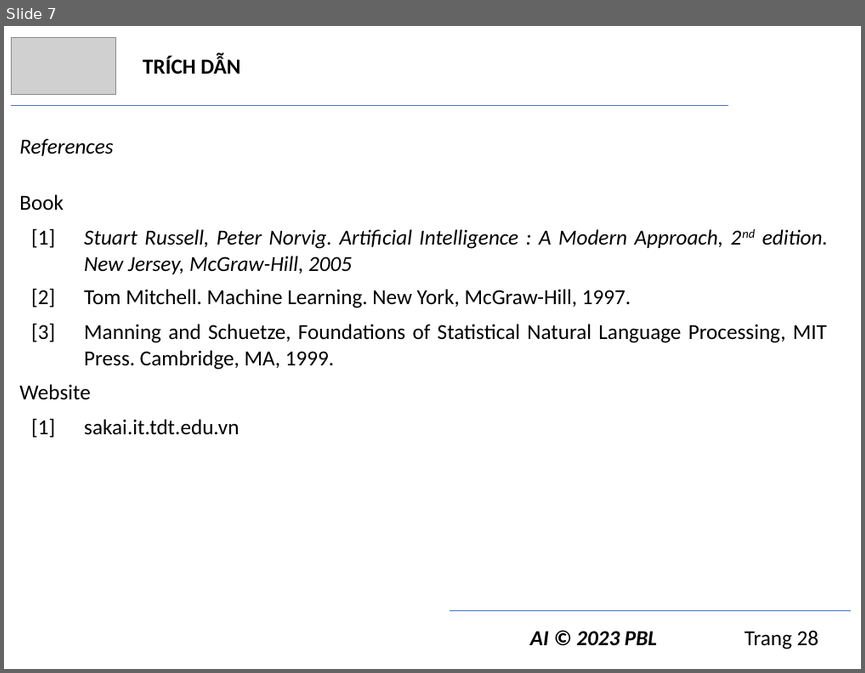
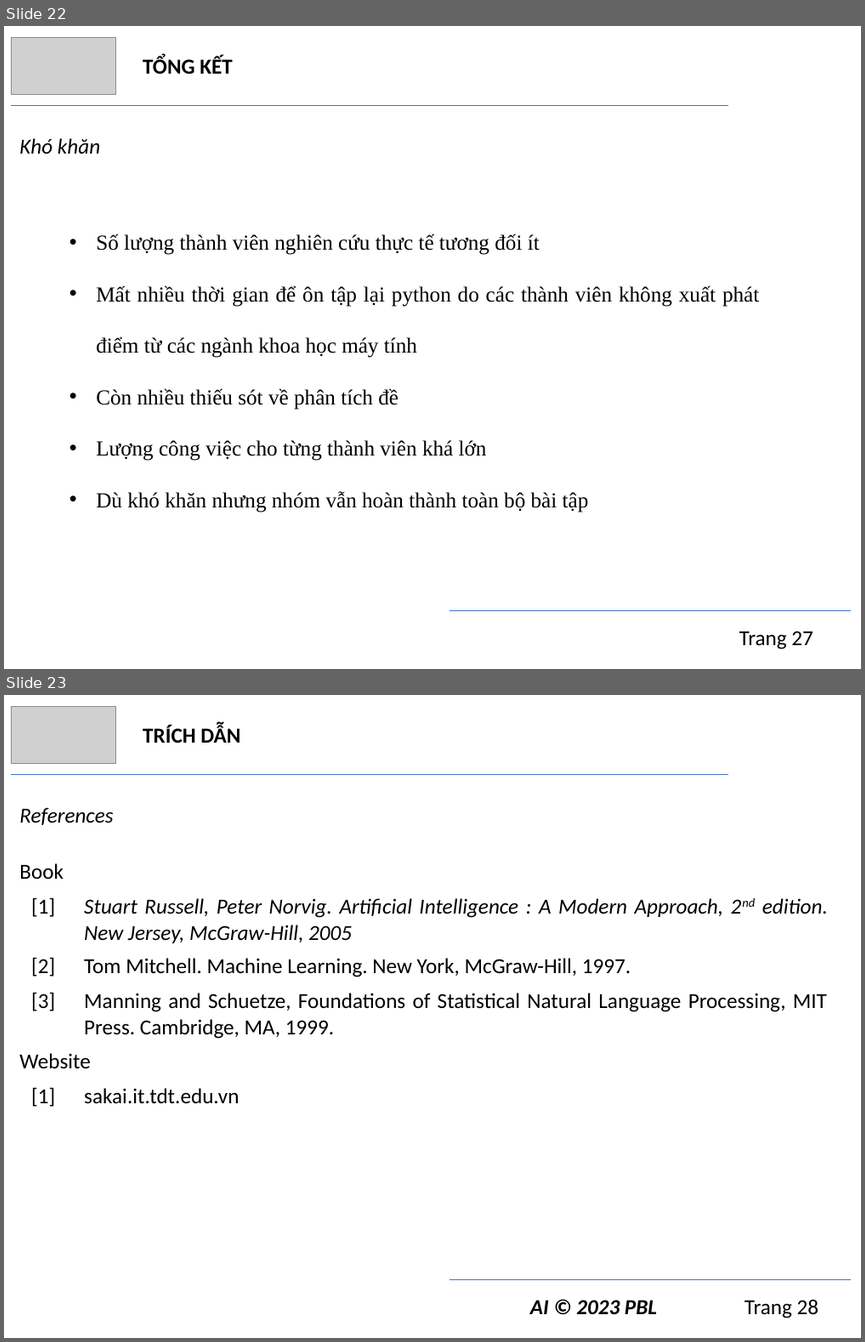
Before and after one commit to trngbro/AI, a slide deck: present/final/presentation.pptx. Shown one above the other, each under a label of ours: slide 7 before the commit, slides 22 and 23 after it. The pictures are 865x673 and 865x1342 pixels, drawn with LibreOffice and Linux fonts; fonts in the diff are those of the drawing; grey boxes stand for pictures. Boxes give left, top, right and bottom in pixels: in the first picture for what was removed or moved away, otherwise in the second. Text is boxed around its words. In the diff, an @@ line names an element or a change of style, - is before the commit and + after.

Commit message:
final present v1
Chưa chỉnh số trang, chưa cập nhật phân chia công việc

```diff
--- a/present/final/presentation.pptx
+++ b/present/final/presentation.pptx
@@ slide 22 added at (4,26,861,669), background #FFFFFF @@
@@ picture added at (11,37,115,95) @@
@@ text added at (143,56,233,74), 18 pt, text #000000, bold @@
+TỔNG KẾT
@@ line added from (11, 106) to (728, 106), #4472C4 0.5 pt @@
@@ text added at (19,138,100,154), 18 pt, text #000000, italic @@
+Khó khăn
@@ text added at (96,233,759,512), 18 pt, text #000000 @@
+• Số lượng thành viên nghiên cứu thực tế tương đối ít
+• Mất nhiều thời gian để ôn tập lại python do các thành viên không xuất phát điểm từ các ngành khoa học máy tính
+• Còn nhiều thiếu sót về phân tích đề
+• Lượng công việc cho từng thành viên khá lớn
+• Dù khó khăn nhưng nhóm vẫn hoàn thành toàn bộ bài tập
@@ line added from (449, 610) to (851, 610), #4472C4 0.5 pt @@
@@ text added at (739,630,813,649), 18 pt, text #000000 @@
+Trang 27
@@ what was slide 7 is now slide 23 @@
```
Also in this commit, not shown: 15 other slides added, 2 other files.
